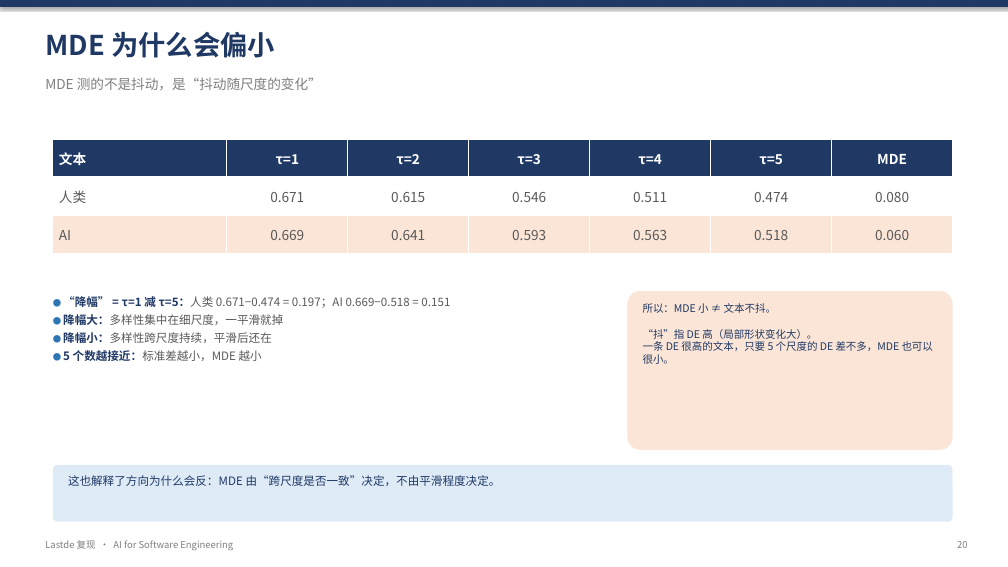
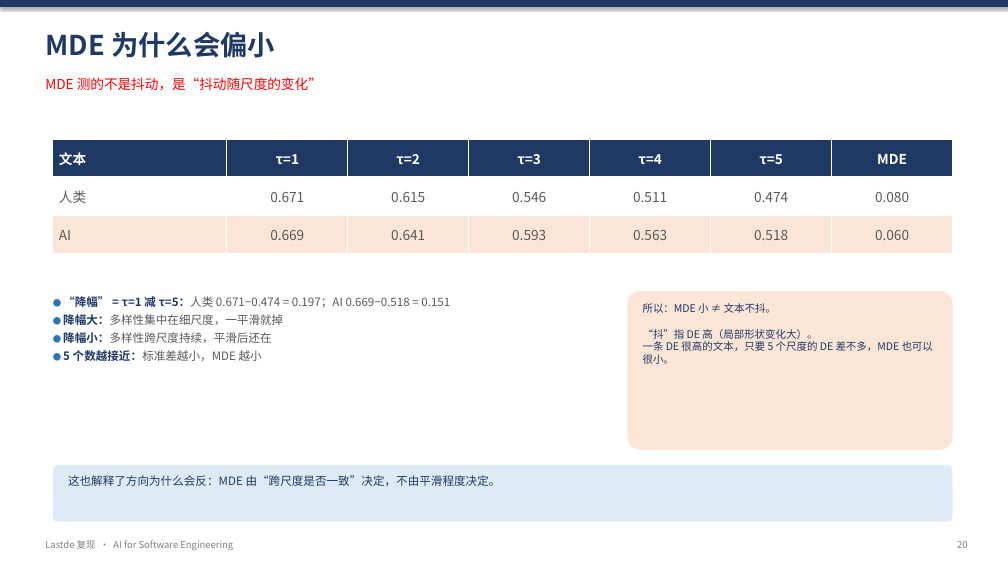
Before and after one commit to okkkk2-c/lastde-repro, a slide deck: slide 23 of Lastde复现汇报-算法部分.pptx (slide 22 before the commit). Drawn at 1008x567 pixels with LibreOffice and Linux fonts; fonts in the diff are those of the drawing. Boxes give left, top, right and bottom in pixels: in the first picture for what was removed or moved away, otherwise in the second. Text is boxed around its words. In the diff, an @@ line names an element or a change of style, - is before the commit and + after.

```diff
--- a/Lastde复现汇报-算法部分.pptx
+++ b/Lastde复现汇报-算法部分.pptx
@@ text "MDE 测的不是抖动，是“抖动随尺度的变化”" at [45, 77, 322, 91]: text colour #7F7F7F to #FF0000 @@
```
Also in this commit, not shown: 4 other slides changed, 1 slide added.
